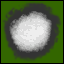
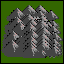
Comparing the layer stacks of the two 64×64 images. Changes:
added layer "Mountain-v2" above "Mountain" over [1, 5, 63, 59]
hid "Mountain" over [1, 1, 63, 62]
